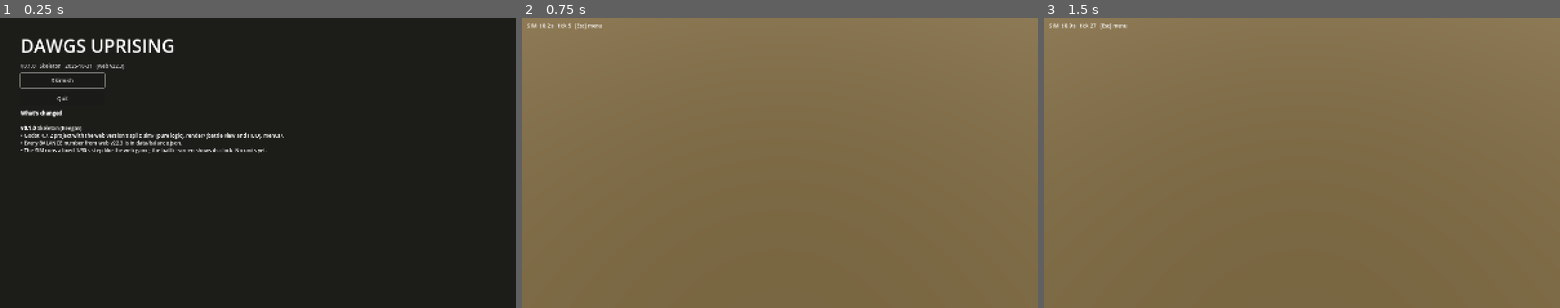
Above: before the commit, frames 1-3 (left to right).
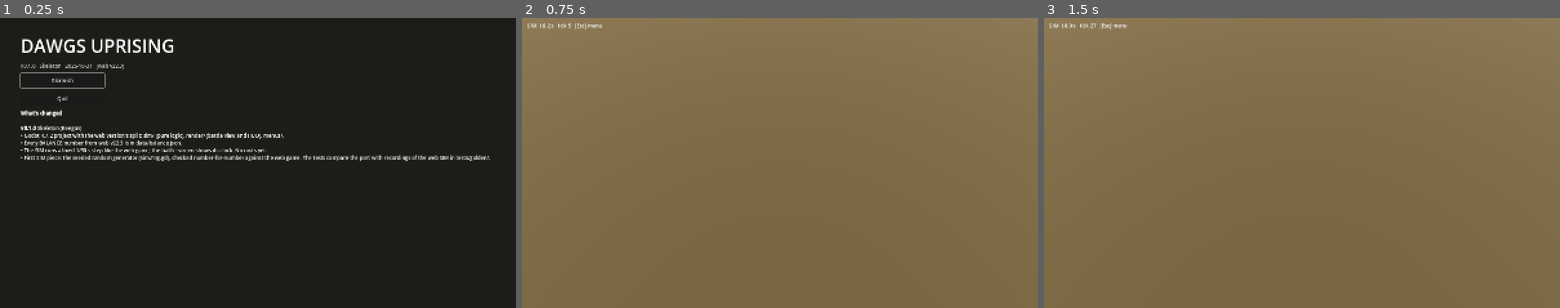
Above: after the commit, the same moments.

Repository: Keeeeeeeeg/dawgs_uprising
Game: Godot game, scene res://menus/main_menu.tscn
The game is run twice, just before and just after one commit, with the same random seed, the same clock (stepped at 60 frames per second) and the same inputs.
Inputs:
- Up to frame 1 (0.25 s): no input
- Up to frame 2 (0.75 s): click "Skirmish" at 0.5 s
- Up to frame 3 (1.5 s): no input

The runs differ from the first frame. In frame 1, 1.0% of the frame differs, in the area x 4-95%, y 47-50%; in frame 2, nothing differs; in frame 3, nothing differs.

Commit message:
sim: seeded RNG (mulberry32) bit-exact with web v22.3, tested against golden rng.json
Co-Authored-By: Claude Opus 5.5 <noreply@anthropic.com>
Claude-Session: https://claude.ai/code/session_01BiT1vnVcpnmkG4v7TAu3Cv

Diff:
--- a/godot/data/version.json
+++ b/godot/data/version.json
@@ -12,7 +12,8 @@
    "changes": [
     "Godot 4.7.2 project with the web version's split: sim/ (pure logic), render/ (battle view and HUD), menus/.",
     "Every BALANCE number from web v22.3 is in data/balance.json.",
-    "The SIM runs a fixed 1/30 s step like the web game; the battle screen shows its clock. No units yet."
+    "The SIM runs a fixed 1/30 s step like the web game; the battle screen shows its clock. No units yet.",
+    "First SIM piece: the seeded random generator (sim/rng.gd), checked number-for-number against the web game. The tests compare the port with recordings of the web SIM in tests/golden/."
    ]
   }
  ]
--- /dev/null
+++ b/godot/sim/rng.gd
@@ -0,0 +1,46 @@
+extends RefCounted
+## Seeded random numbers, bit-exact with the web SIM's mulberry32().
+## Every random choice in the SIM must come from one of these, never from Godot's global functions,
+## so that the same seed gives the same battle on every machine and matches the web game.
+##
+## Works on unsigned 32-bit values held in 64-bit ints. The constants below are the algorithm's
+## own (not gameplay numbers).
+
+const M32 := 0xFFFFFFFF
+const TWO32 := 4294967296.0
+
+var _a: int
+
+
+## `seed` may be negative or wider than 32 bits; only its low 32 bits are used, like JS `a|=0`.
+func _init(seed: int) -> void:
+	_a = seed & M32
+
+
+## Next value as an unsigned 32-bit int (0 .. 2^32-1).
+func next_u32() -> int:
+	_a = (_a + 0x6D2B79F5) & M32
+	var t := imul(_a ^ (_a >> 15), 1 | _a)
+	t = ((t + imul(t ^ (t >> 7), 61 | t)) & M32) ^ t
+	return (t ^ (t >> 14)) & M32
+
+
+## Next value in [0, 1), the same double the web rnd() returns.
+func next() -> float:
+	return next_u32() / TWO32
+
+
+## JS Math.imul on unsigned 32-bit inputs, result unsigned 32-bit.
+## Split in 16-bit halves so no intermediate product needs more than 49 bits.
+static func imul(a: int, b: int) -> int:
+	a &= M32
+	b &= M32
+	var lo := a * (b & 0xFFFF)
+	var hi := ((a * (b >> 16)) & 0xFFFF) << 16
+	return (lo + hi) & M32
+
+
+## JS `x|0`: wrap to a signed 32-bit int.
+static func to_i32(x: int) -> int:
+	x &= M32
+	return x - 0x100000000 if x >= 0x80000000 else x
--- a/godot/tests/run_tests.gd
+++ b/godot/tests/run_tests.gd
@@ -6,6 +6,8 @@
 
 const SIM_DIR := "res://sim"
 const SimCore := preload("res://sim/sim.gd")
+const Rng := preload("res://sim/rng.gd")
+const GOLDEN := "res://tests/golden" # recorded from the web SIM by tools/web_trace.js
 const CHUNK := 0.25 # matches the web harness: G.update() is stepped in 0.25 s chunks
 const SECONDS := 30.0
 const UNIT_FIELDS := ["name", "cost", "hp", "speed", "range", "dmg", "rof", "acc", "weapon", "armor"]
@@ -18,6 +20,7 @@
 	_check_balance()
 	_check_sim_steps()
 	_check_sim_is_pure()
+	_check_rng_matches_web()
 	var total := _passed + _failed
 	if _failed == 0:
 		print("TESTS PASSED %d/%d" % [_passed, total])
@@ -89,3 +92,20 @@
 		var banned := ["randf(", "randi(", "Balance.", "get_tree(", "Input."]
 		var found := banned.filter(func(s: String) -> bool: return src.contains(s))
 		_ok(found.is_empty(), "sim/%s uses no globals or unseeded randomness %s" % [file, "" if found.is_empty() else str(found)])
+
+
+## sim/rng.gd must give exactly the numbers the web game's mulberry32 gives (tests/golden/rng.json).
+func _check_rng_matches_web() -> void:
+	var golden := Balance.load_file(GOLDEN.path_join("rng.json"))
+	var seqs: Dictionary = golden.get("mulberry32", {})
+	_ok(not seqs.is_empty(), "golden rng.json loads (web v%s)" % golden.get("web", "?"))
+	for key: String in seqs:
+		var rng := Rng.new(int(key))
+		var bad := -1
+		var want: Array = seqs[key]
+		for i in want.size():
+			# every value is k / 2^32, so compare the integer k (immune to JSON float rounding)
+			if rng.next_u32() != roundi(float(want[i]) * Rng.TWO32):
+				bad = i
+				break
+		_ok(bad == -1, "rng seed %s matches web for %d values%s" % [key, want.size(), "" if bad == -1 else " (differs at %d)" % bad])
